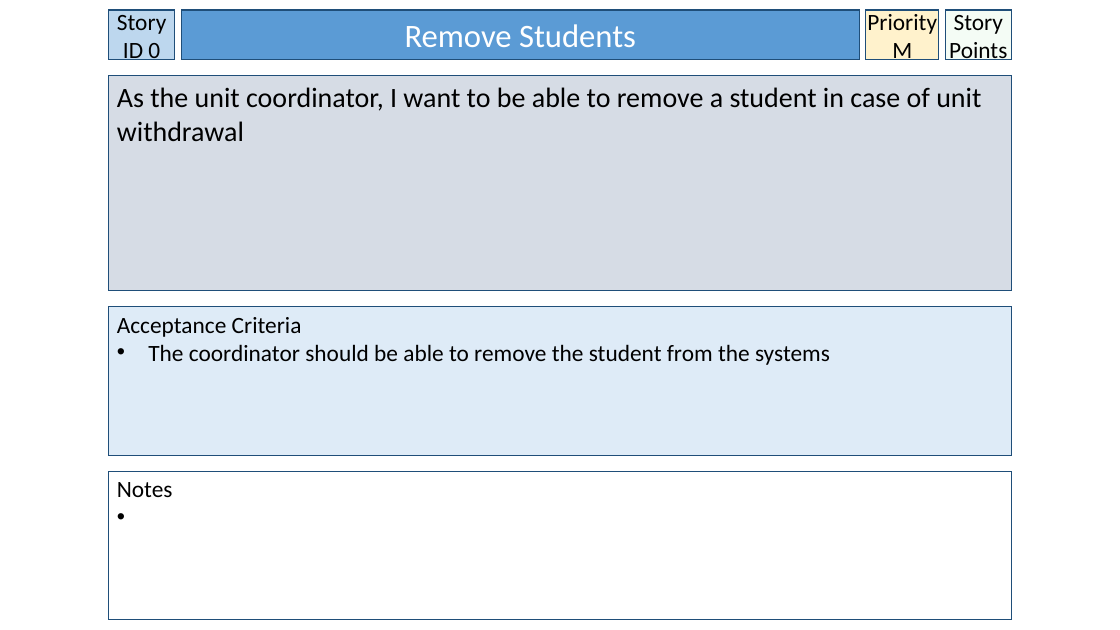
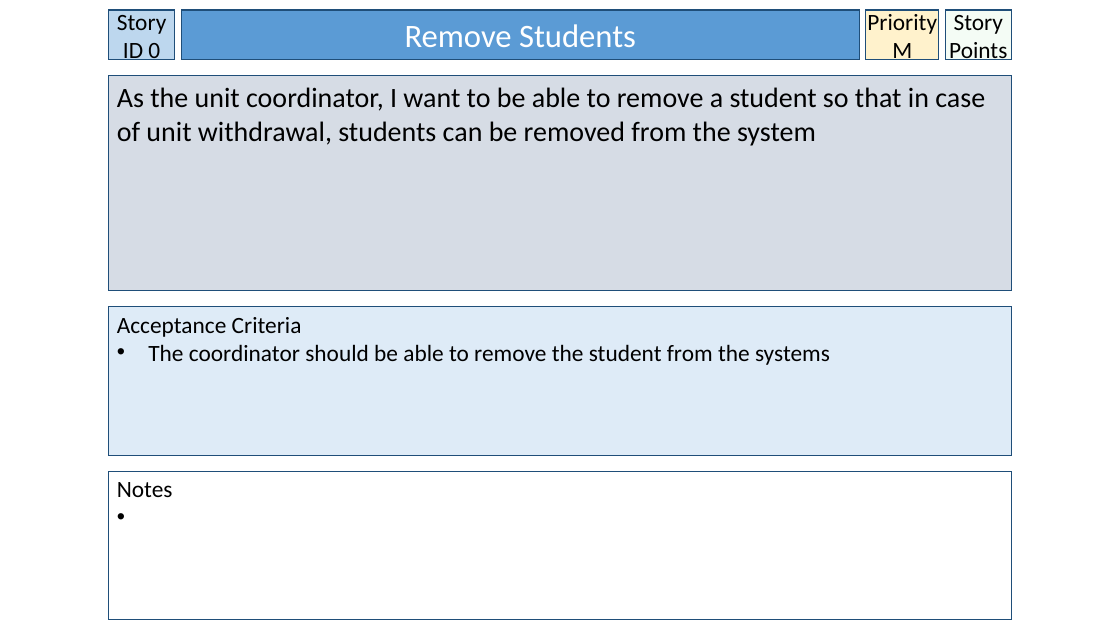
Before and after one commit to BrissyKim/group14, a slide deck: slide 4 of User_story/Yoon User Stories.pptx. Drawn at 1120x630 pixels with LibreOffice and Linux fonts; fonts in the diff are those of the drawing. Boxes give left, top, right and bottom in pixels: in the first picture for what was removed or moved away, otherwise in the second. Text is boxed around its words. In the diff, an @@ line names an element or a change of style, - is before the commit and + after.

```diff
--- a/User_story/Yoon User Stories.pptx
+++ b/User_story/Yoon User Stories.pptx
@@ text in rectangle at box(117, 87, 985, 146): text changed @@
-As the unit coordinator, I want to be able to remove a student in case of unit withdrawal
+As the unit coordinator, I want to be able to remove a student so that in case of unit withdrawal, students can be removed from the system
```
Also in this commit, not shown: 11 other slides changed, 2 slides added.
